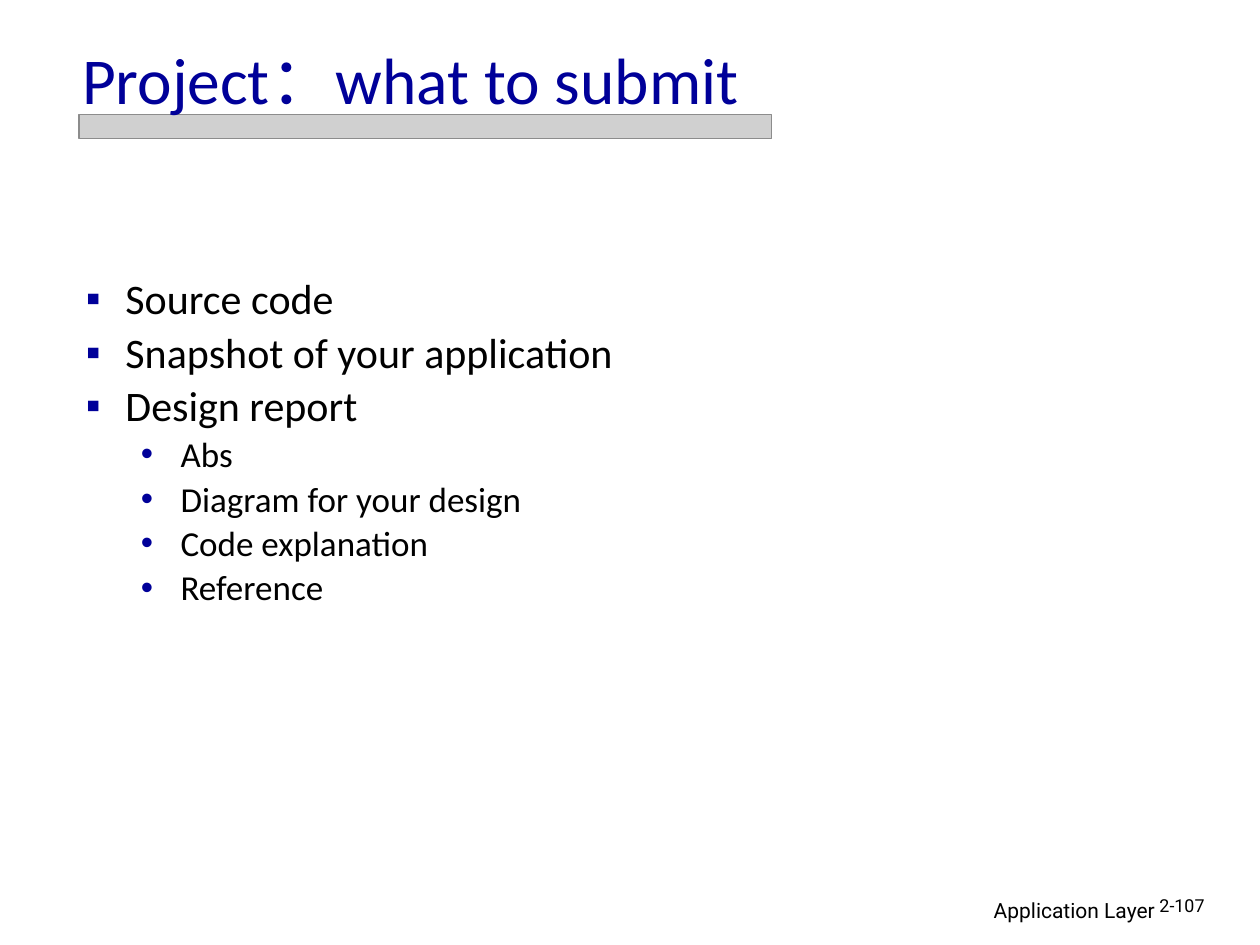
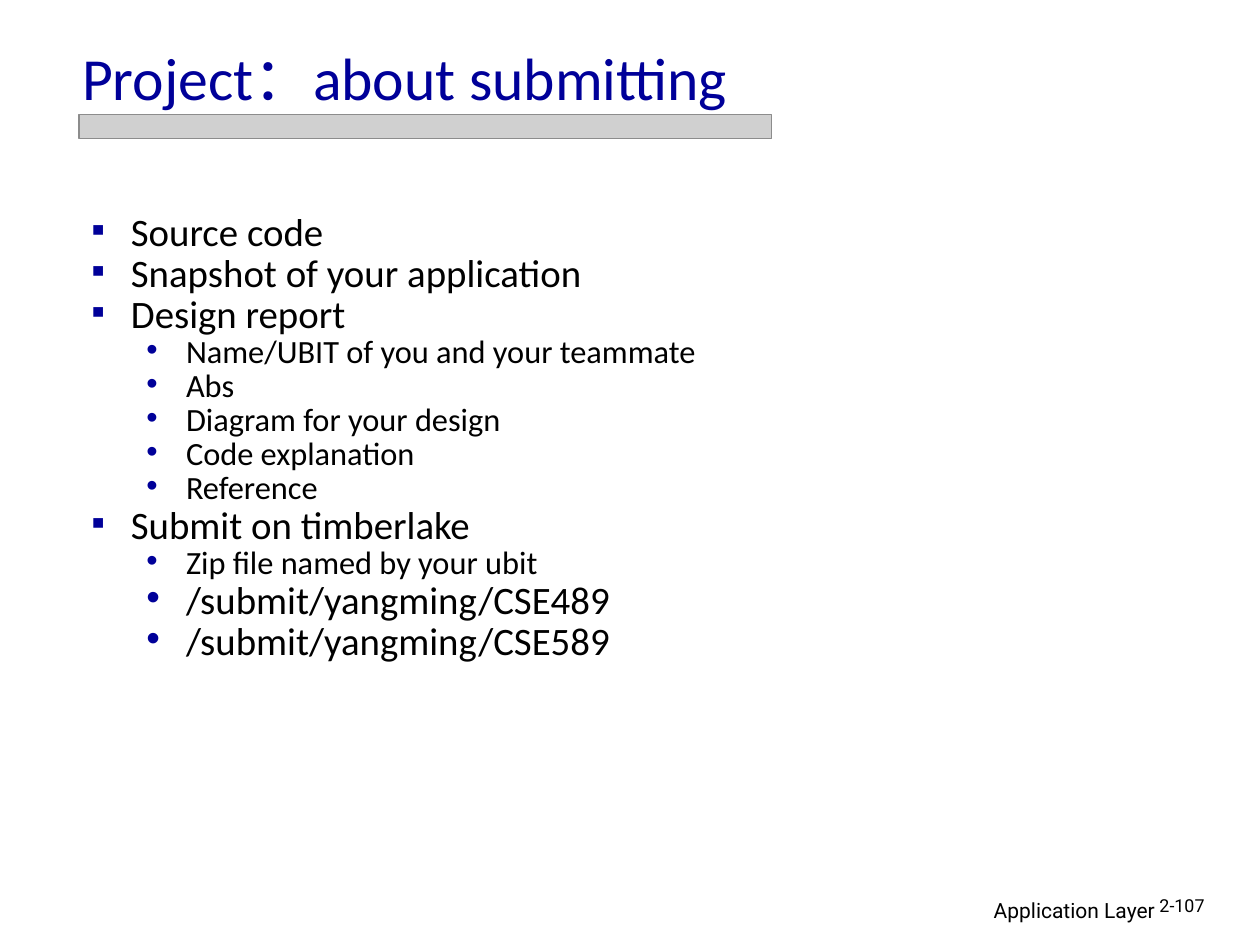
Before and after one commit to zhaoymbuffalo/CSE489-589, a slide deck: slide 107 of Ch2-summer-19.ppt. Drawn at 1260x945 pixels with LibreOffice and Linux fonts; fonts in the diff are those of the drawing; grey boxes stand for pictures. Boxes give left, top, right and bottom in pixels: in the first picture for what was removed or moved away, otherwise in the second. Text is boxed around its words. In the diff, an @@ line names an element or a change of style, - is before the commit and + after.

```diff
--- a/Ch2-summer-19.ppt
+++ b/Ch2-summer-19.ppt
@@ text at <box>82,58,727,115</box>: text changed; size 37.4 to 34.1 pt @@
-Project：what to submit
+Project：about submitting
@@ text "Source code": place and size @@
-text "Source code" at <box>125,284,612,601</box>
+text "Source code" at <box>131,219,696,662</box>
@@ text at <box>131,219,581,500</box>: size 24 to 22.2 pt in "Source code", "Snapshot of your application", "Design report"; size 20 to 18.5 pt in "Abs", "Diagram for your design", "Code explanation", "Reference"; line spacing 0.85 to 0.65 @@
@@ text at <box>186,340,696,369</box>: paragraph added @@
+  • Name/UBIT of you and your teammate
@@ text at <box>131,512,610,662</box>: paragraphs added @@
+▪ Submit on timberlake
+  • Zip file named by your ubit
+  • /submit/yangming/CSE489
+  • /submit/yangming/CSE589
```
Also in this commit, not shown: 6 other slides changed.
